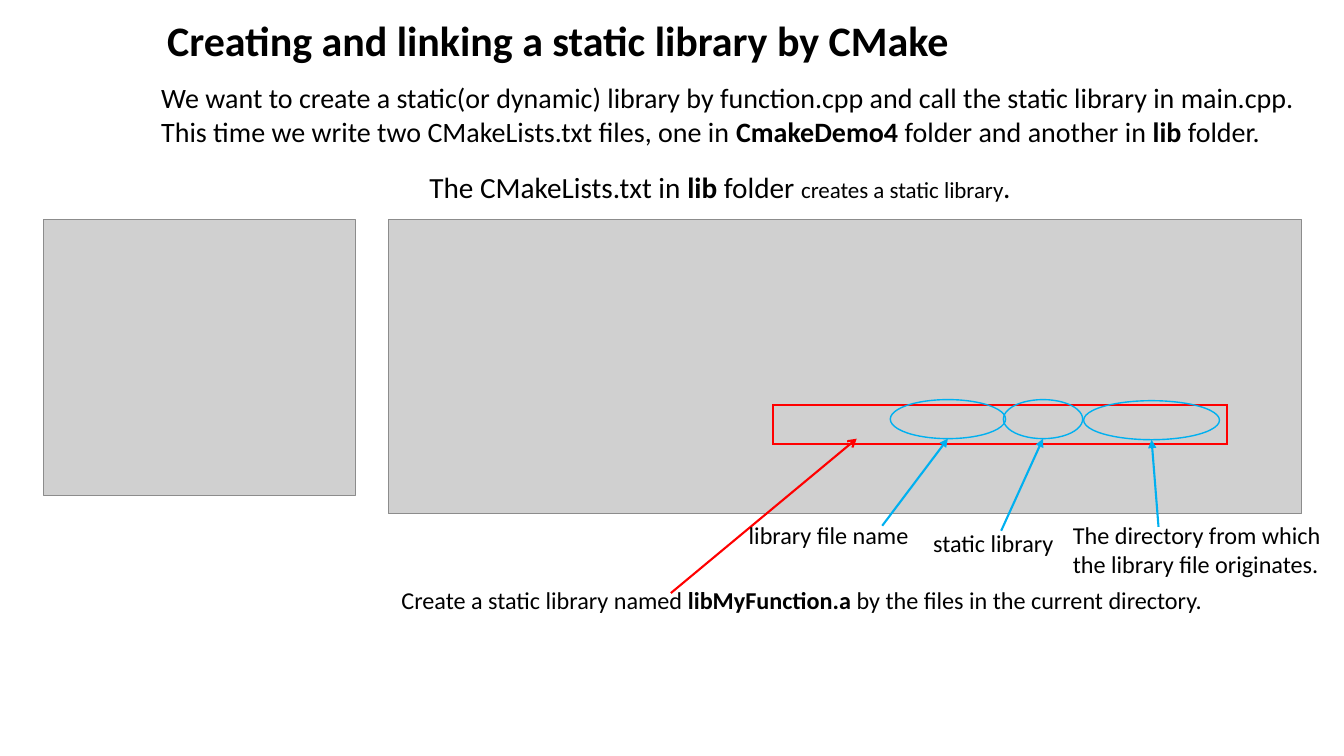
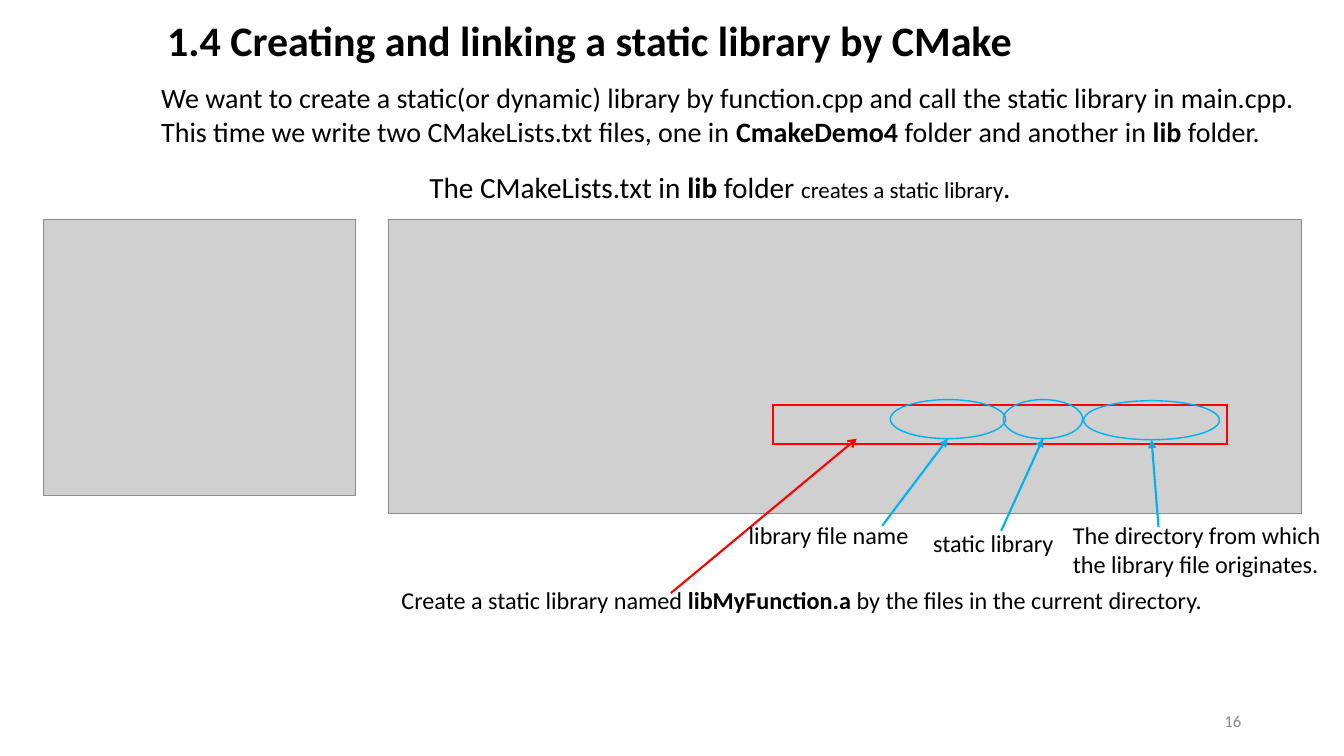
Before and after one commit to ShiqiYu/CPP, a slide deck: slide 16 of week06/Lab06.pptx (slide 15 before the commit). Drawn at 1344x756 pixels with LibreOffice and Linux fonts; fonts in the diff are those of the drawing; grey boxes stand for pictures; background and template pictures are left out. Boxes give left, top, right and bottom in pixels: in the first picture for what was removed or moved away, otherwise in the second. Text is boxed around its words. In the diff, an @@ line names an element or a change of style, - is before the commit and + after.

```diff
--- a/week06/Lab06.pptx
+++ b/week06/Lab06.pptx
@@ text at <box>167,26,1012,63</box>: text changed @@
-Creating and linking a static library by CMake
+1.4 Creating and linking a static library by CMake
@@ page number added at <box>1224,716,1241,727</box>, 12 pt, text #8C8C8C @@
+16
```
Also in this commit, not shown: 18 other slides changed, 6 slides added, 3 other files.
